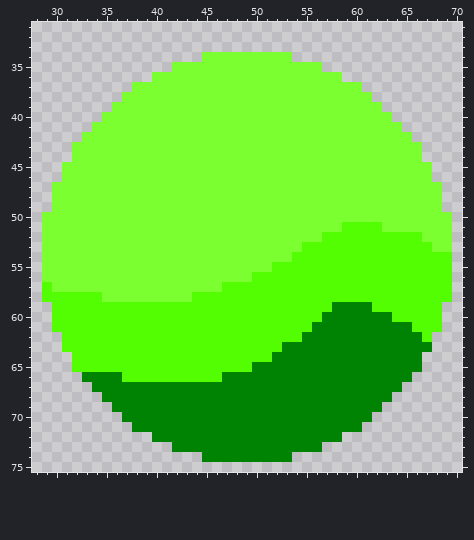
A pixel-art file gets an edit: threepopres/baoshi.ase. The first picture shows the starting point.
100x100 pixels, 1 frame. Shown: x 28..70, y 31..75.
Once edited:
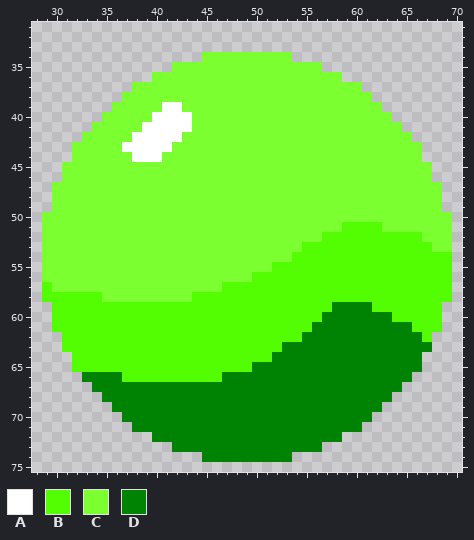
Palette (. is transparent): A #ffffff  B #53fe02  C #7bff30  D #008303
Changes in this commit:
y 39: x 41..42 CC -> AA
y 40: x 40..43 CCCC -> AAAA
y 41: x 39..43 CCCCC -> AAAAA
y 42: x 38..42 CCCCC -> AAAAA
y 43: x 37..41 CCCCC -> AAAAA
y 44: x 38..40 CCC -> AAA
Pixel boxes of the changes (left, top, right, bottom) in both pictures:
changed: (122, 102, 192, 162)
